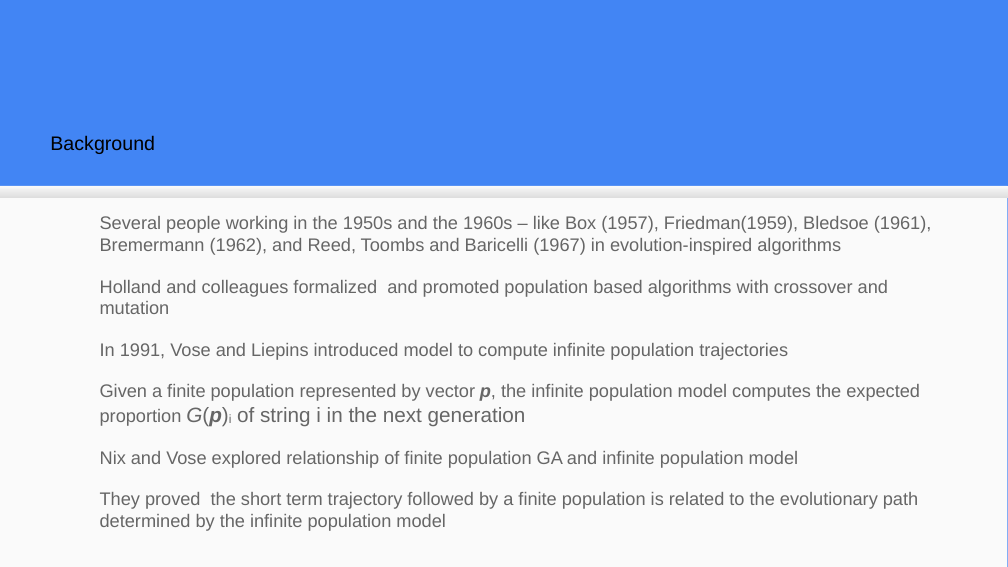
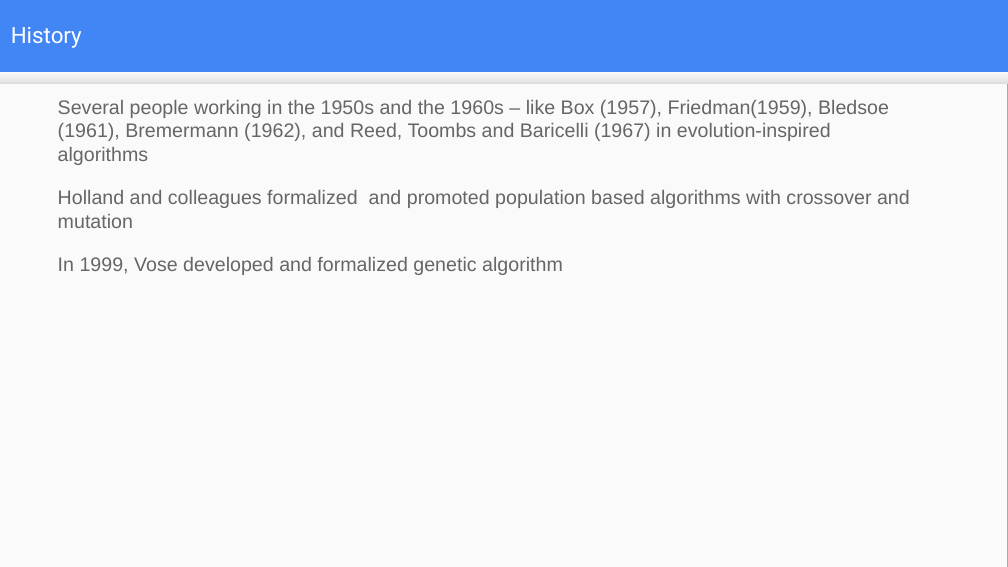
Before and after one commit to mduwalsh/project, a slide deck: slide 6 of thesis_slides_mahendra.odp. Drawn at 1008x567 pixels with LibreOffice and Linux fonts; fonts in the diff are those of the drawing. Boxes give left, top, right and bottom in pixels: in the first picture for what was removed or moved away, otherwise in the second. Text is boxed around its words. In the diff, an @@ line names an element or a change of style, - is before the commit and + after.

```diff
--- a/thesis_slides_mahendra.odp
+++ b/thesis_slides_mahendra.odp
@@ title added at (11, 27, 82, 48), 16 pt, text #FFFFFF @@
+History
@@ rectangle: place and size @@
-rectangle at (0, 185, 1007, 566)
+rectangle at (0, 73, 1007, 567)
@@ rectangle: place and size @@
-rectangle at (0, 185, 1008, 198)
+rectangle at (0, 73, 1008, 85)
@@ text "Several people working in the ...": place and size @@
-text "Several people working in the ..." at (100, 216, 932, 509)
+text "Several people working in the ..." at (58, 100, 910, 275)
@@ text at (58, 100, 910, 228): size 12.9 to 14 pt in "Several people working in the 1950s and ...", "Holland and colleagues formalized and promoted population ..." @@
@@ title removed at (50, 135, 155, 154) @@
-Background
@@ text at (58, 257, 563, 275): text changed; size 12.9 to 14 pt @@
-In 1991, Vose and Liepins introduced model to compute infinite population trajectories
-Given a finite population represented by vector p, the infinite population model computes the expected proportion G(p)i of string i in the next generation
-Nix and Vose explored relationship of finite population GA and infinite population model
-They proved the short term trajectory followed by a finite population is related to the evolutionary path determined by the infinite population model
+In 1999, Vose developed and formalized genetic algorithm
```
Also in this commit, not shown: 10 other slides changed, 13 slides added, 4 slides removed, 4 other files.
